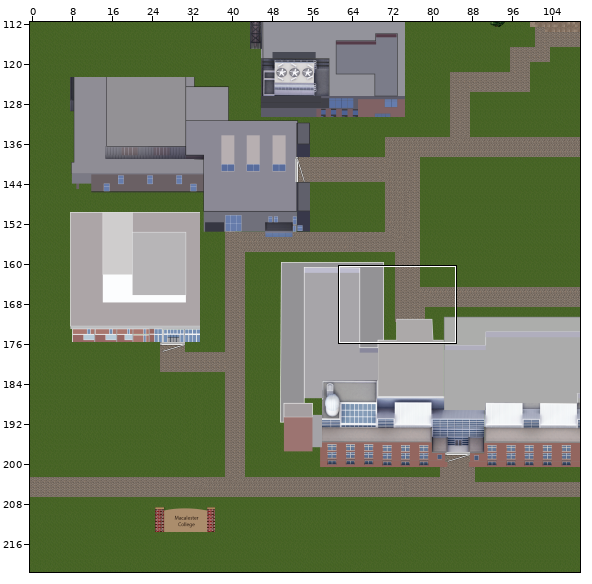
One commit to this Tiled map: android/assets/map/full_map.tmx. Above, an overview of the earlier version with the close-up marked.
Close-up. Before the edit:
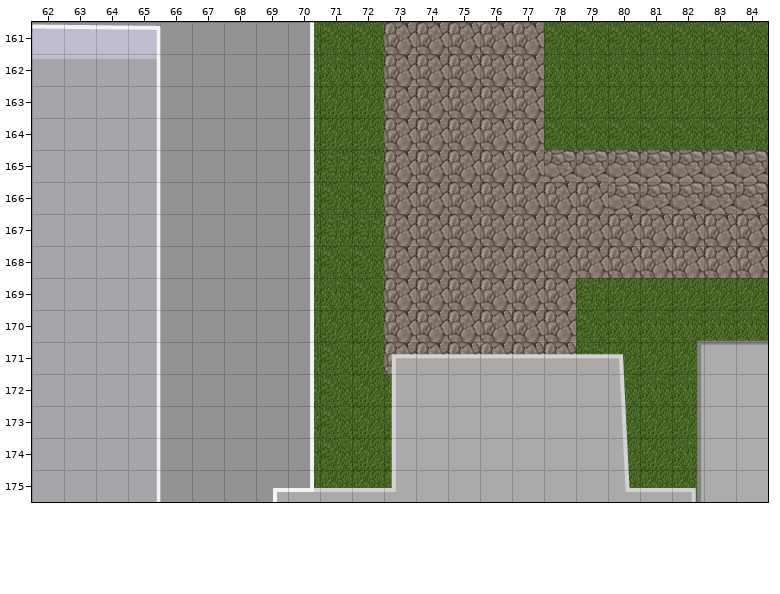
Cells are 32x32 px. Shown: x 62..84, y 161..175. The commit also changed other parts of the map, which this record leaves out.
New version:
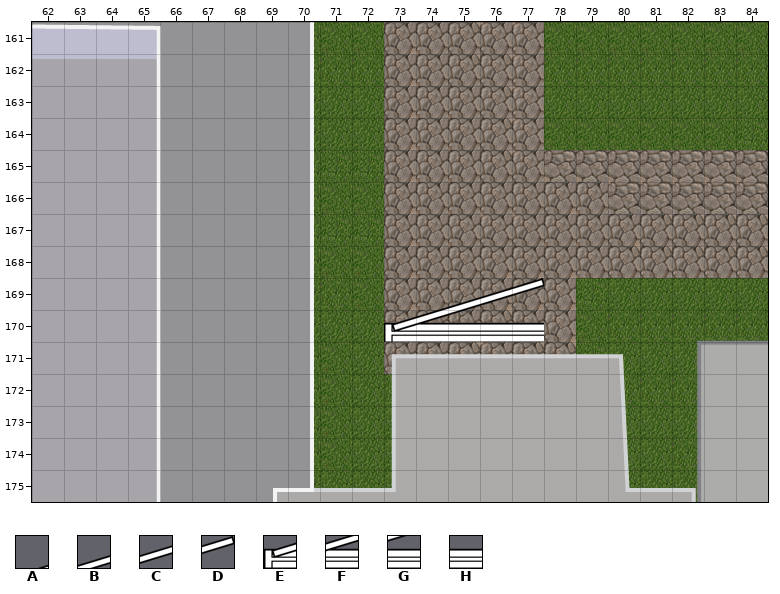
Key: from "door2": A 1, B 2, C 3, D 4, E 5, F 6, G 7, H 8.
_ is an empty cell.
What changed:
{"where": "layer \"Buildings\""}
{"y":169,"x":74,"old":"____","new":"ABCD"}
{"y":170,"x":73,"old":"_____","new":"EFGHH"}
{"label":"added","picture_box":[384,278,544,342]}
